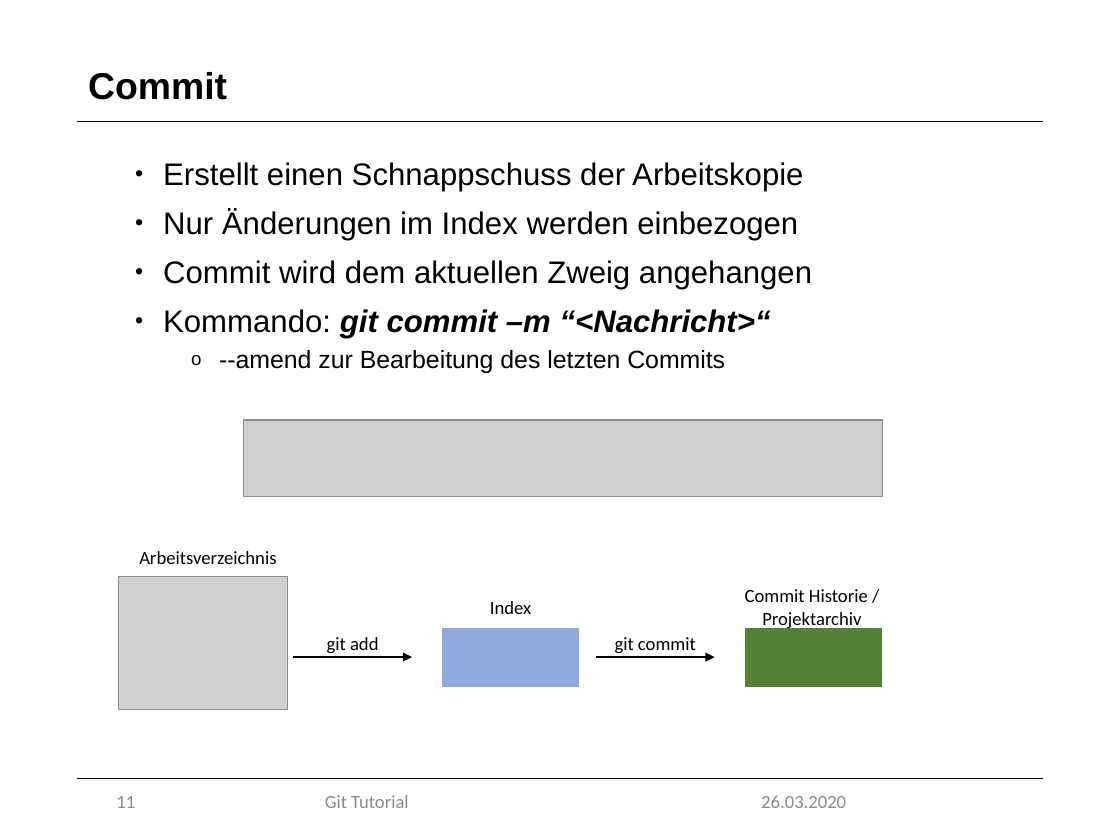
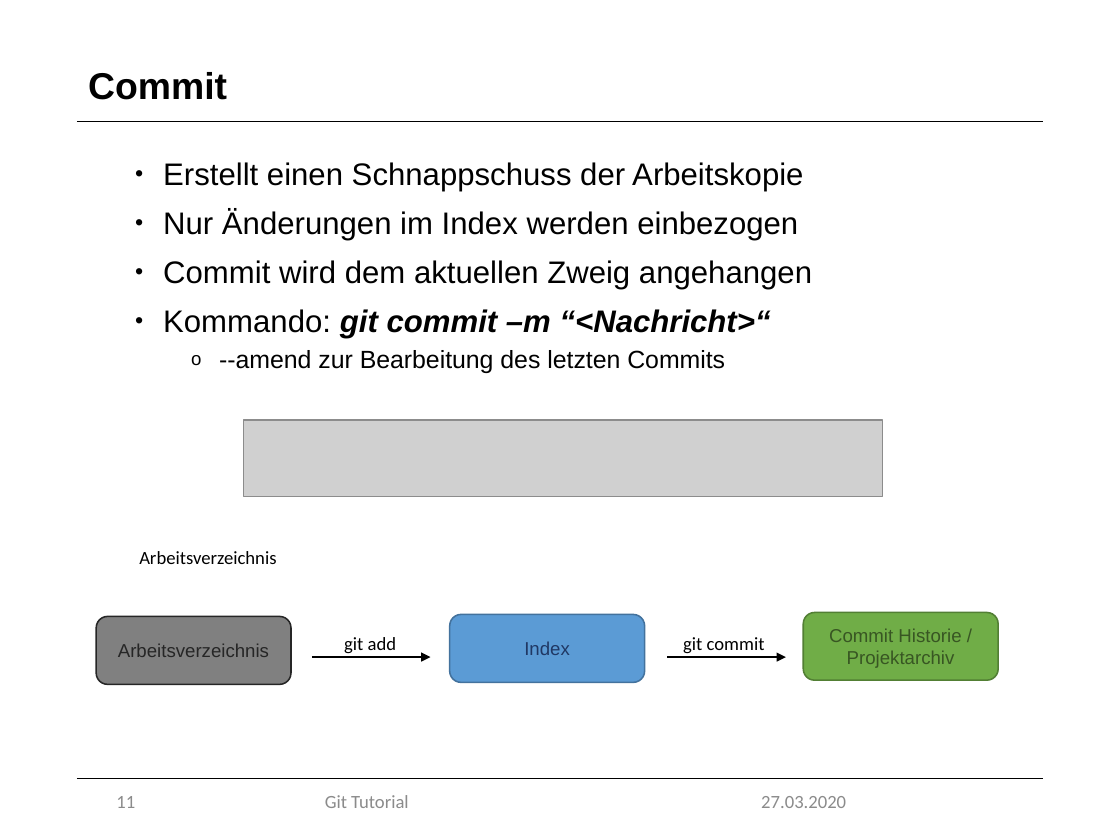
Before and after one commit to marcretzlaff/projektarbeit, a slide deck: slide 11 of Präsentation-90min/Präsentation-90min.pptx. Drawn at 1120x840 pixels with LibreOffice and Linux fonts; fonts in the diff are those of the drawing; grey boxes stand for pictures; background and template pictures are left out. Boxes give left, top, right and bottom in pixels: in the first picture for what was removed or moved away, otherwise in the second. Text is boxed around its words. In the diff, an @@ line names an element or a change of style, - is before the commit and + after.

```diff
--- a/Präsentation-90min/Präsentation-90min.pptx
+++ b/Präsentation-90min/Präsentation-90min.pptx
@@ picture removed at <box>119,577,288,710</box> @@
@@ rounded rectangle added at <box>96,616,291,684</box>, fill #808080, outline #262626 1 pt, 12 pt, text #262626 @@
+Arbeitsverzeichnis
@@ text "git add": place and size @@
-text "git add" at <box>327,637,379,654</box>
+text "git add" at <box>344,637,397,654</box>
@@ rectangle removed at <box>441,627,580,688</box> @@
@@ rounded rectangle "Index": place and size @@
-rounded rectangle "Index" at <box>490,601,531,614</box>
+rounded rectangle "Index" at <box>450,615,645,683</box>
@@ rounded rectangle "Index" at <box>450,615,645,683</box>: font Calibri to Arial, text colour #000000 to #203864; vertical alignment top to middle; fill none to #5B9BD5; outline none to #43739E 1 pt @@
@@ text "git commit": place and size @@
-text "git commit" at <box>615,637,696,654</box>
+text "git commit" at <box>683,637,765,654</box>
@@ rectangle removed at <box>744,627,883,688</box> @@
@@ rounded rectangle "Commit Historie / Projektarchiv": place and size @@
-rounded rectangle "Commit Historie / Projektarchiv" at <box>745,589,868,630</box>
+rounded rectangle "Commit Historie / Projektarchiv" at <box>803,613,998,680</box>
@@ rounded rectangle "Commit Historie / Projektarchiv" at <box>803,613,998,680</box>: vertical alignment top to middle; fill none to #70AD47; outline none to #538035 1 pt @@
@@ text in rounded rectangle at <box>829,628,961,668</box>: text changed; font Calibri to Arial; text colour #000000 to #385723 @@
-Commit Historie /
-Projektarchiv
+Commit Historie / Projektarchiv
@@ arrow moved from (293, 657) - (412, 657) to (311, 657) - (430, 657) @@
@@ arrow moved from (596, 657) - (715, 657) to (668, 657) - (786, 657) @@
@@ text at <box>761,796,846,808</box>: text changed @@
-26.03.2020
+27.03.2020
```
Also in this commit, not shown: 33 other slides changed.
